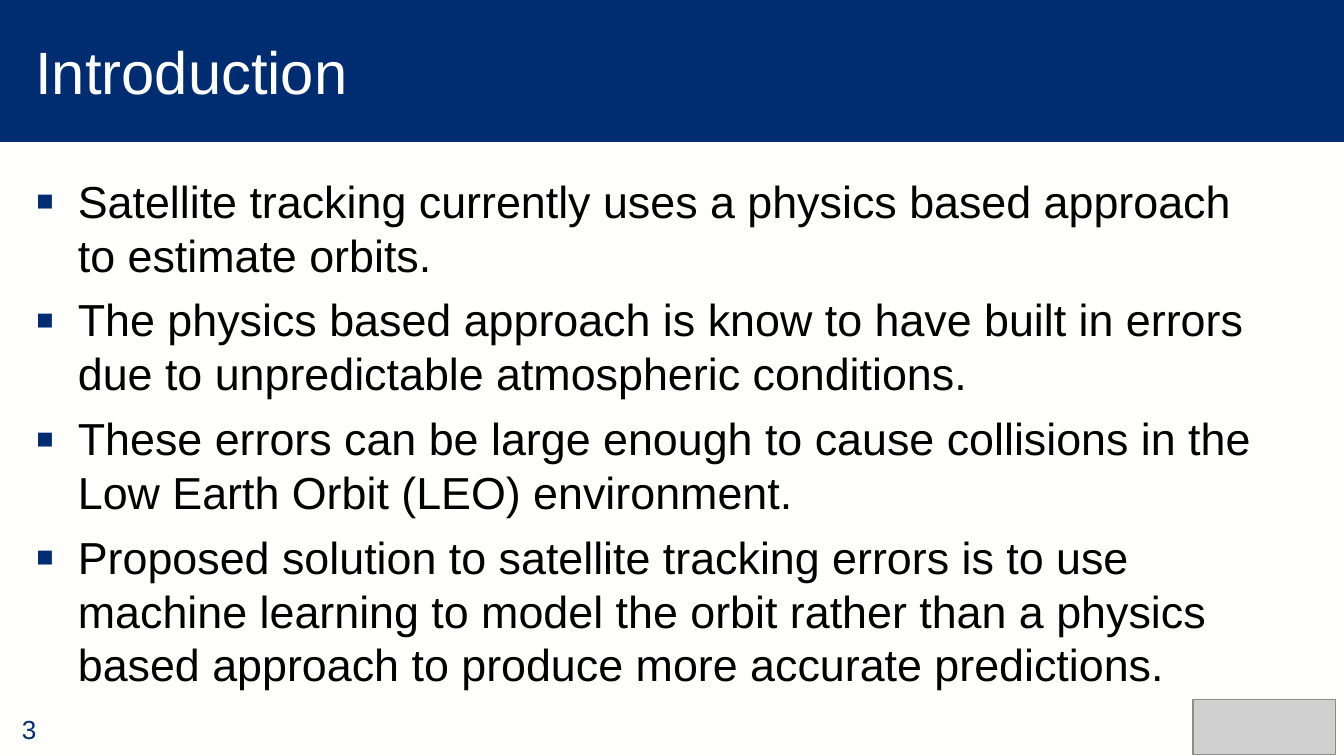
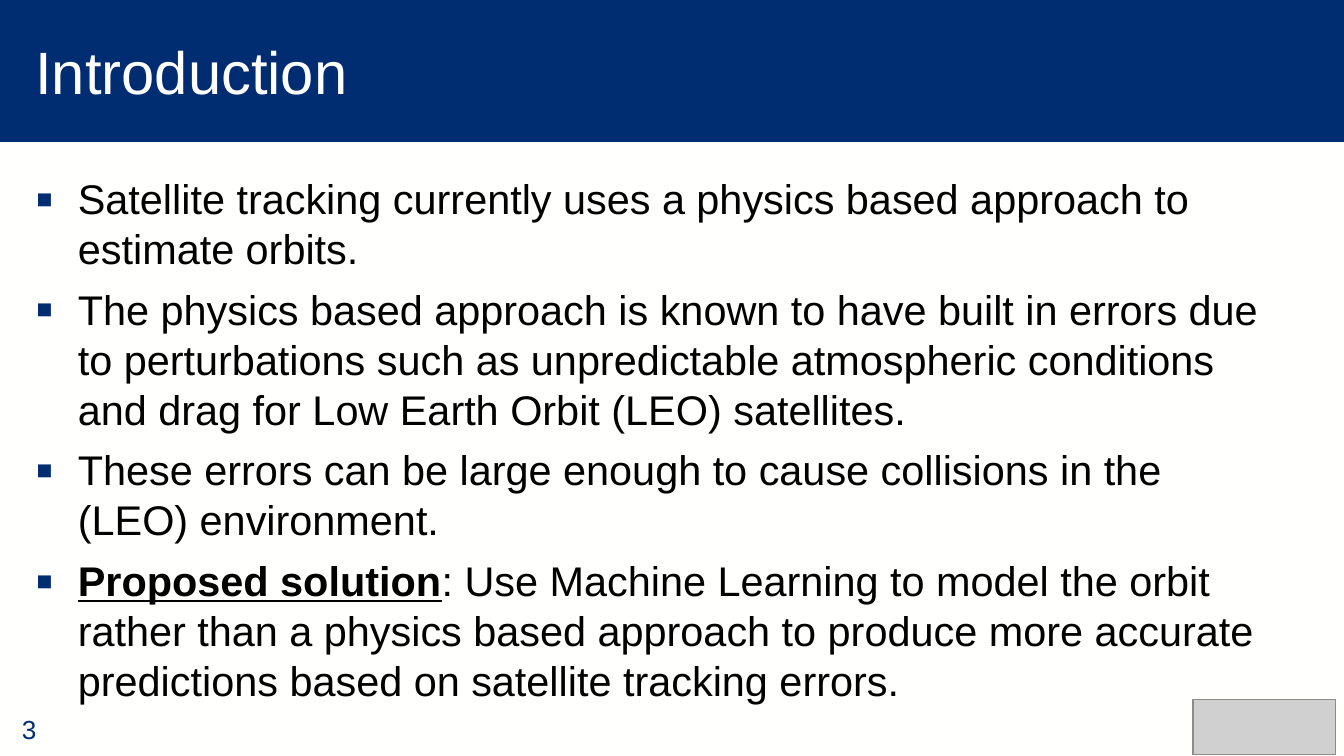
Before and after one commit to alec-briley/ML_SatelliteTracking, a slide deck: slide 3 of Final Project.pptx. Drawn at 1344x756 pixels with LibreOffice and Linux fonts; fonts in the diff are those of the drawing; grey boxes stand for pictures. Boxes give left, top, right and bottom in pixels: in the first picture for what was removed or moved away, otherwise in the second. Text is boxed around its words. In the diff, an @@ line names an element or a change of style, - is before the commit and + after.

Commit message:
Add files via upload
Added content to existing slides. Made font red for items we still need to work.

```diff
--- a/Final Project.pptx
+++ b/Final Project.pptx
@@ text at <box>78,184,1189,265</box>: size 24 to 22.2 pt in "Satellite tracking currently uses a physics based ..." @@
@@ text at <box>78,295,1258,654</box>: text changed; size 24 to 22.2 pt @@
-▪ The physics based approach is know to have built in errors due to unpredictable atmospheric conditions.
-▪ These errors can be large enough to cause collisions in the Low Earth Orbit (LEO) environment.
-▪ Proposed solution to satellite tracking errors is to use machine learning to model the orbit rather than a physics based approach to produce more accurate predictions.
+▪ The physics based approach is known to have built in errors due to perturbations such as unpredictable atmospheric conditions and drag for Low Earth Orbit (LEO) satellites.
+▪ These errors can be large enough to cause collisions in the (LEO) environment.
+▪ Proposed solution: Use Machine Learning to model the orbit rather than a physics based approach to produce more accurate predictions based on satellite tracking errors.
```
Also in this commit, not shown: 9 other slides changed, 4 slides added, 1 slide removed.
